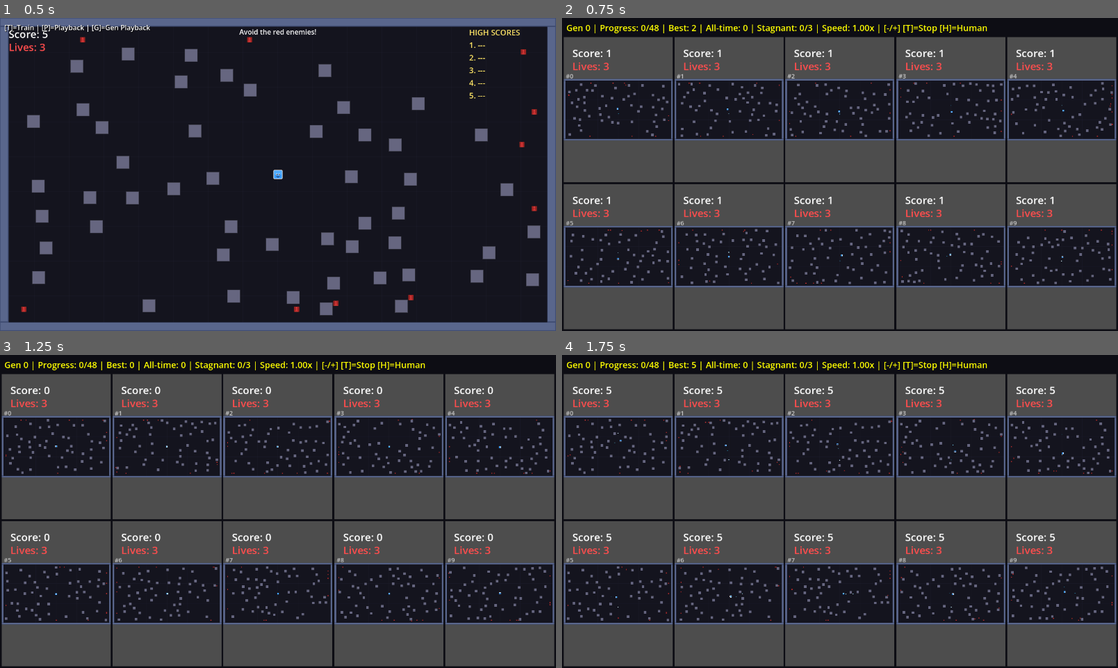
Above: before the commit, frames 1-4 (two rows, left to right).
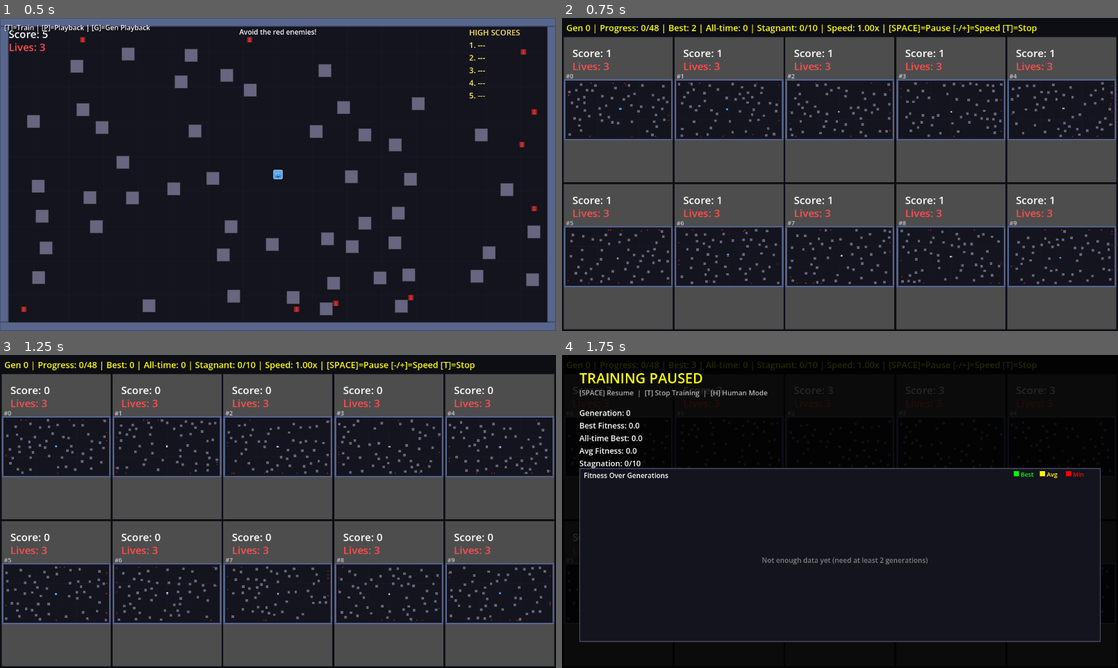
Above: after the commit, the same moments.

Repository: aryavolkan/evolve
Game: Godot game, scene res://main.tscn
Two runs of this game, one before a commit and one after it. Both use one fixed random seed, a clock stepped at 60 frames per second and the inputs below.
Inputs:
- Up to frame 1 (0.5 s): no input
- Up to frame 2 (0.75 s): tap Enter (ui_accept) at 0.5 s; hold D (shoot_right) from 0.53 s (still down); hold T from 0.53 s (still down)
- Up to frame 3 (1.25 s): keep holding D (shoot_right); keep holding T; tap Enter (ui_accept) at 0.77, 1.07 s; tap Shift at 0.8 s
- Up to frame 4 (1.75 s): release D (shoot_right) at 1.28 s; release T at 1.28 s; hold S (shoot_down) from 1.28 s (still down); tap Shift at 1.35 s; tap Enter (ui_accept) at 1.52, 1.55 s

Frame 1 is identical in both runs. In frame 2, 0.5% of the frame differs, in the area x 9-91%, y 2-78%; in frame 3, 0.5%; in frame 4, 74%, in the area x 0-100%, y 2-100%.

Commit message:
Improve training parameters and add pause with metrics graph
Training improvements:
- Increase tournament size from 3 to 7 for stronger selection pressure
- Raise shoot threshold from 0.0 to 0.3 to reduce random firing
- Reduce movement scaling from 5x to 2x for nuanced movement
- Increase stagnation limit from 3 to 10 generations

Pause feature:
- Press SPACE during training to pause and view metrics
- Graph shows best (green), average (yellow), and min (red) fitness
- Displays generation stats and training progress
- Press SPACE again to resume

Co-Authored-By: Claude Opus 4.5 <noreply@anthropic.com>

Diff:
--- a/ai/ai_controller.gd
+++ b/ai/ai_controller.gd
@@ -19,8 +19,8 @@
 const OUT_SHOOT_RIGHT := 5
 
 # Thresholds
-const SHOOT_THRESHOLD := 0.0  # Shoot if any direction is positive
-const MOVE_DEADZONE := 0.01   # Very small deadzone to allow subtle movements
+const SHOOT_THRESHOLD := 0.3  # Shoot only if confident (tanh > 0.3)
+const MOVE_DEADZONE := 0.05   # Small deadzone to filter noise
 
 
 func _init(p_network = null) -> void:
@@ -49,8 +49,8 @@
 	var inputs: PackedFloat32Array = sensor.get_inputs()
 	var outputs: PackedFloat32Array = network.forward(inputs)
 
-	# Movement direction (scale up small outputs since tanh outputs are often small)
-	var move_dir := Vector2(outputs[OUT_MOVE_X], outputs[OUT_MOVE_Y]) * 5.0  # Scale factor
+	# Movement direction (moderate scaling preserves nuance while boosting small tanh outputs)
+	var move_dir := Vector2(outputs[OUT_MOVE_X], outputs[OUT_MOVE_Y]) * 2.0
 	if move_dir.length() < MOVE_DEADZONE:
 		move_dir = Vector2.ZERO
 	elif move_dir.length() > 1.0:
--- a/ai/evolution.gd
+++ b/ai/evolution.gd
@@ -129,8 +129,8 @@
 
 
 func select_parent(indexed_fitness: Array):
-	## Tournament selection: pick best of 3 random individuals.
-	var tournament_size := 3
+	## Tournament selection: pick best of 7 random individuals.
+	var tournament_size := 7
 	var best_idx := -1
 	var best_fit := -INF
 
--- a/main.gd
+++ b/main.gd
@@ -672,14 +672,20 @@
 		if Input.is_action_just_pressed("ui_accept") and game_over:
 			training_manager.advance_generation_playback()
 
-	# Speed controls during training ([ and ] or - and =)
+	# Training mode controls
 	if training_manager.get_mode() == training_manager.Mode.TRAINING:
-		if Input.is_physical_key_pressed(KEY_BRACKETLEFT) or Input.is_physical_key_pressed(KEY_MINUS):
-			if _key_just_pressed("speed_down"):
-				training_manager.adjust_speed(-1.0)
-		elif Input.is_physical_key_pressed(KEY_BRACKETRIGHT) or Input.is_physical_key_pressed(KEY_EQUAL):
-			if _key_just_pressed("speed_up"):
-				training_manager.adjust_speed(1.0)
+		# SPACE to toggle pause (with graph view)
+		if Input.is_action_just_pressed("ui_accept"):
+			training_manager.toggle_pause()
+
+		# Speed controls ([ and ] or - and =) - only when not paused
+		if not training_manager.is_paused:
+			if Input.is_physical_key_pressed(KEY_BRACKETLEFT) or Input.is_physical_key_pressed(KEY_MINUS):
+				if _key_just_pressed("speed_down"):
+					training_manager.adjust_speed(-1.0)
+			elif Input.is_physical_key_pressed(KEY_BRACKETRIGHT) or Input.is_physical_key_pressed(KEY_EQUAL):
+				if _key_just_pressed("speed_up"):
+					training_manager.adjust_speed(1.0)
 
 
 var _pressed_keys: Dictionary = {}
--- a/training_manager.gd
+++ b/training_manager.gd
@@ -37,7 +37,7 @@
 var all_time_best: float = 0.0
 
 # Early stopping
-var stagnation_limit: int = 3
+var stagnation_limit: int = 10
 var generations_without_improvement: int = 0
 var previous_all_time_best: float = 0.0
 
@@ -50,6 +50,16 @@
 var eval_instances: Array = []  # Array of {viewport, scene, controller, index, time, done}
 var training_container: Control  # Container for all training viewports
 var ai_controller = null  # For playback mode
+
+# Metric history for graphing
+var history_best_fitness: Array[float] = []
+var history_avg_fitness: Array[float] = []
+var history_min_fitness: Array[float] = []
+
+# Pause state
+var is_paused: bool = false
+var pause_overlay: Control = null
+var saved_time_scale: float = 1.0
 
 # Preloaded scripts
 var NeuralNetworkScript = preload("res://ai/neural_network.gd")
@@ -105,7 +115,13 @@
 	generation = 0
 	generations_without_improvement = 0
 	previous_all_time_best = 0.0
+	is_paused = false
 	Engine.time_scale = time_scale
+
+	# Clear metric history
+	history_best_fitness.clear()
+	history_avg_fitness.clear()
+	history_min_fitness.clear()
 
 	# Hide the main game and show training arenas
 	hide_main_game()
@@ -429,7 +445,7 @@
 			if not eval.done and eval.scene.score > best_current:
 				best_current = eval.scene.score
 
-		stats_label.text = "Gen %d | Progress: %d/%d | Best: %.0f | All-time: %.0f | Stagnant: %d/%d | Speed: %.2fx | [-/+] [T]=Stop [H]=Human" % [
+		stats_label.text = "Gen %d | Progress: %d/%d | Best: %.0f | All-time: %.0f | Stagnant: %d/%d | Speed: %.2fx | [SPACE]=Pause [-/+]=Speed [T]=Stop" % [
 			generation,
 			evaluated_count,
 			population_size,
@@ -445,6 +461,12 @@
 	generation = gen
 	best_fitness = best
 	all_time_best = evolution.get_all_time_best_fitness()
+
+	# Record metrics for graphing
+	history_best_fitness.append(best)
+	history_avg_fitness.append(avg)
+	var stats = evolution.get_stats()
+	history_min_fitness.append(stats.get("current_min", 0.0))
 
 	# Track stagnation for early stopping
 	if all_time_best > previous_all_time_best:
@@ -645,3 +667,255 @@
 	time_scale = SPEED_STEPS[current_idx]
 	Engine.time_scale = time_scale
 	print("Training speed: %.2fx" % time_scale)
+
+
+# Pause functionality with metric graphs
+func toggle_pause() -> void:
+	if current_mode != Mode.TRAINING:
+		return
+
+	if is_paused:
+		resume_training()
+	else:
+		pause_training()
+
+
+func pause_training() -> void:
+	if is_paused:
+		return
+
+	is_paused = true
+	saved_time_scale = Engine.time_scale
+	Engine.time_scale = 0.0
+	create_pause_overlay()
+	print("Training paused")
+
+
+func resume_training() -> void:
+	if not is_paused:
+		return
+
+	is_paused = false
+	Engine.time_scale = saved_time_scale
+	destroy_pause_overlay()
+	print("Training resumed")
+
+
+func create_pause_overlay() -> void:
+	if pause_overlay:
+		return
+
+	pause_overlay = Control.new()
+	pause_overlay.name = "PauseOverlay"
+	pause_overlay.set_anchors_preset(Control.PRESET_FULL_RECT)
+
+	# Semi-transparent background
+	var bg = ColorRect.new()
+	bg.set_anchors_preset(Control.PRESET_FULL_RECT)
+	bg.color = Color(0, 0, 0, 0.85)
+	pause_overlay.add_child(bg)
+
+	# Title
+	var title = Label.new()
+	title.text = "TRAINING PAUSED"
+	title.position = Vector2(40, 30)
+	title.add_theme_font_size_override("font_size", 32)
+	title.add_theme_color_override("font_color", Color.YELLOW)
+	pause_overlay.add_child(title)
+
+	# Instructions
+	var instructions = Label.new()
+	instructions.text = "[SPACE] Resume  |  [T] Stop Training  |  [H] Human Mode"
+	instructions.position = Vector2(40, 75)
+	instructions.add_theme_font_size_override("font_size", 16)
+	instructions.add_theme_color_override("font_color", Color(0.7, 0.7, 0.7))
+	pause_overlay.add_child(instructions)
+
+	# Stats summary
+	var stats_label = Label.new()
+	stats_label.name = "StatsLabel"
+	stats_label.position = Vector2(40, 120)
+	stats_label.add_theme_font_size_override("font_size", 18)
+	stats_label.add_theme_color_override("font_color", Color.WHITE)
+	stats_label.text = "Generation: %d\nBest Fitness: %.1f\nAll-time Best: %.1f\nAvg Fitness: %.1f\nStagnation: %d/%d" % [
+		generation,
+		best_fitness,
+		all_time_best,
+		history_avg_fitness[-1] if history_avg_fitness.size() > 0 else 0.0,
+		generations_without_improvement,
+		stagnation_limit
+	]
+	pause_overlay.add_child(stats_label)
+
+	# Create graph panel
+	var graph_panel = create_graph_panel()
+	graph_panel.position = Vector2(40, 260)
+	pause_overlay.add_child(graph_panel)
+
+	# Add to training canvas layer
+	if training_container:
+		var canvas = training_container.get_parent()
+		canvas.add_child(pause_overlay)
+
+
+func destroy_pause_overlay() -> void:
+	if pause_overlay:
+		pause_overlay.queue_free()
+		pause_overlay = null
+
+
+func create_graph_panel() -> Control:
+	var panel = Control.new()
+	panel.name = "GraphPanel"
+
+	var window_size = get_window_size()
+	var graph_width = window_size.x - 80
+	var graph_height = window_size.y - 320
+
+	# Graph background
+	var graph_bg = ColorRect.new()
+	graph_bg.size = Vector2(graph_width, graph_height)
+	graph_bg.color = Color(0.1, 0.1, 0.15, 1)
+	panel.add_child(graph_bg)
+
+	# Graph border
+	var border = ColorRect.new()
+	border.size = Vector2(graph_width, graph_height)
+	border.color = Color(0.3, 0.3, 0.4, 1)
+	panel.add_child(border)
+
+	var inner = ColorRect.new()
+	inner.position = Vector2(2, 2)
+	inner.size = Vector2(graph_width - 4, graph_height - 4)
+	inner.color = Color(0.08, 0.08, 0.12, 1)
+	panel.add_child(inner)
+
+	# Graph title
+	var graph_title = Label.new()
+	graph_title.text = "Fitness Over Generations"
+	graph_title.position = Vector2(10, 5)
+	graph_title.add_theme_font_size_override("font_size", 16)
+	graph_title.add_theme_color_override("font_color", Color.WHITE)
+	panel.add_child(graph_title)
+
+	# Legend
+	var legend = create_legend()
+	legend.position = Vector2(graph_width - 200, 5)
+	panel.add_child(legend)
+
+	# Draw the graph lines
+	if history_best_fitness.size() > 1:
+		var graph_area = Rect2(50, 35, graph_width - 70, graph_height - 60)
+		var max_val = get_max_history_value()
+		var min_val = 0.0
+
+		# Y-axis labels
+		for i in range(5):
+			var y_val = lerpf(min_val, max_val, 1.0 - float(i) / 4.0)
+			var y_pos = graph_area.position.y + graph_area.size.y * (float(i) / 4.0)
+			var y_label = Label.new()
+			y_label.text = "%.0f" % y_val
+			y_label.position = Vector2(5, y_pos - 8)
+			y_label.add_theme_font_size_override("font_size", 12)
+			y_label.add_theme_color_override("font_color", Color(0.6, 0.6, 0.6))
+			panel.add_child(y_label)
+
+			# Grid line
+			var grid_line = ColorRect.new()
+			grid_line.position = Vector2(graph_area.position.x, y_pos)
+			grid_line.size = Vector2(graph_area.size.x, 1)
+			grid_line.color = Color(0.2, 0.2, 0.25, 0.5)
+			panel.add_child(grid_line)
+
+		# X-axis labels
+		var x_step = maxi(1, history_best_fitness.size() / 10)
+		for i in range(0, history_best_fitness.size(), x_step):
+			var x_pos = graph_area.position.x + graph_area.size.x * (float(i) / (history_best_fitness.size() - 1))
+			var x_label = Label.new()
+			x_label.text = "%d" % (i + 1)
+			x_label.position = Vector2(x_pos - 10, graph_area.position.y + graph_area.size.y + 5)
+			x_label.add_theme_font_size_override("font_size", 12)
+			x_label.add_theme_color_override("font_color", Color(0.6, 0.6, 0.6))
+			panel.add_child(x_label)
+
+		# Draw lines using Line2D
+		var best_line = create_graph_line(history_best_fitness, graph_area, min_val, max_val, Color.GREEN)
+		panel.add_child(best_line)
+
+		var avg_line = create_graph_line(history_avg_fitness, graph_area, min_val, max_val, Color.YELLOW)
+		panel.add_child(avg_line)
+
+		var min_line = create_graph_line(history_min_fitness, graph_area, min_val, max_val, Color.RED)
+		panel.add_child(min_line)
+	else:
+		var no_data = Label.new()
+		no_data.text = "Not enough data yet (need at least 2 generations)"
+		no_data.position = Vector2(graph_width / 2 - 180, graph_height / 2)
+		no_data.add_theme_font_size_override("font_size", 16)
+		no_data.add_theme_color_override("font_color", Color(0.5, 0.5, 0.5))
+		panel.add_child(no_data)
+
+	return panel
+
+
+func create_legend() -> Control:
+	var legend = Control.new()
+
+	var items = [
+		{"label": "Best", "color": Color.GREEN},
+		{"label": "Avg", "color": Color.YELLOW},
+		{"label": "Min", "color": Color.RED}
+	]
+
+	var x_offset = 0
+	for item in items:
+		var color_box = ColorRect.new()
+		color_box.position = Vector2(x_offset, 2)
+		color_box.size = Vector2(12, 12)
+		color_box.color = item.color
+		legend.add_child(color_box)
+
+		var label = Label.new()
+		label.text = item.label
+		label.position = Vector2(x_offset + 16, 0)
+		label.add_theme_font_size_override("font_size", 14)
+		label.add_theme_color_override("font_color", item.color)
+		legend.add_child(label)
+
+		x_offset += 60
+
+	return legend
+
+
+func create_graph_line(data: Array[float], area: Rect2, min_val: float, max_val: float, color: Color) -> Line2D:
+	var line = Line2D.new()
+	line.width = 2.0
+	line.default_color = color
+	line.antialiased = true
+
+	var range_val = max_val - min_val
+	if range_val <= 0:
+		range_val = 1.0
+
+	for i in data.size():
+		var x = area.position.x + area.size.x * (float(i) / (data.size() - 1))
+		var normalized = (data[i] - min_val) / range_val
+		var y = area.position.y + area.size.y * (1.0 - normalized)
+		line.add_point(Vector2(x, y))
+
+	return line
+
+
+func get_max_history_value() -> float:
+	var max_val = 100.0  # Minimum scale
+	for v in history_best_fitness:
+		max_val = maxf(max_val, v)
+	for v in history_avg_fitness:
+		max_val = maxf(max_val, v)
+	# Round up to nice number
+	if max_val <= 100:
+		return 100.0
+	elif max_val <= 500:
+		return ceilf(max_val / 100.0) * 100.0
+	else:
+		return ceilf(max_val / 500.0) * 500.0
